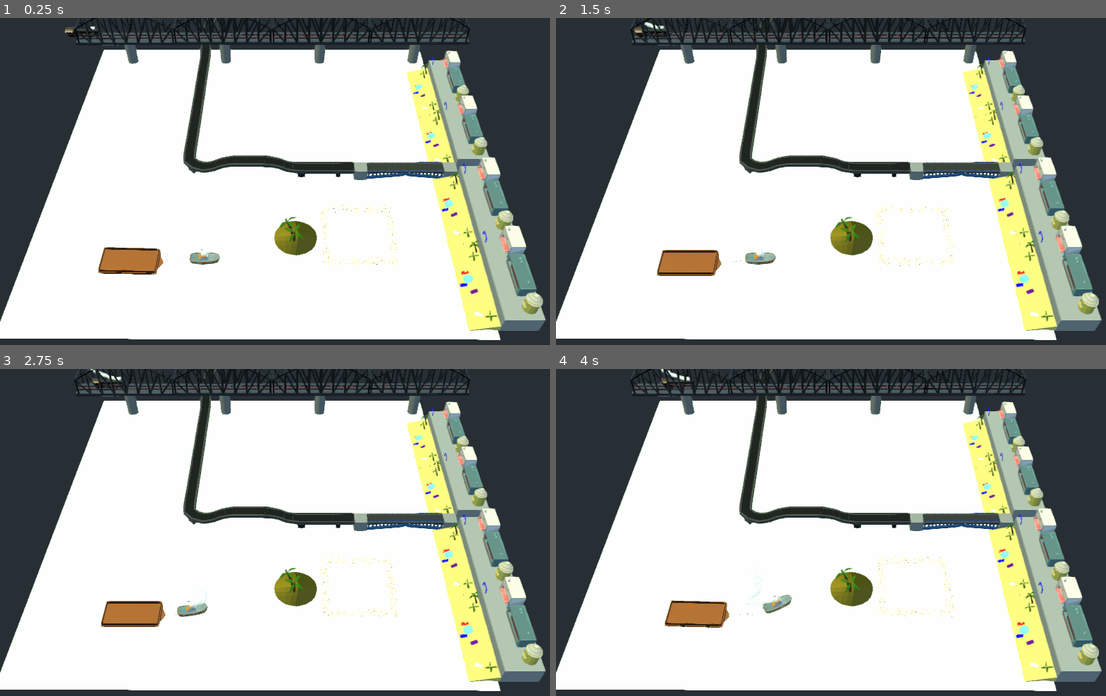
Above: before the commit, frames 1-4 (two rows, left to right).
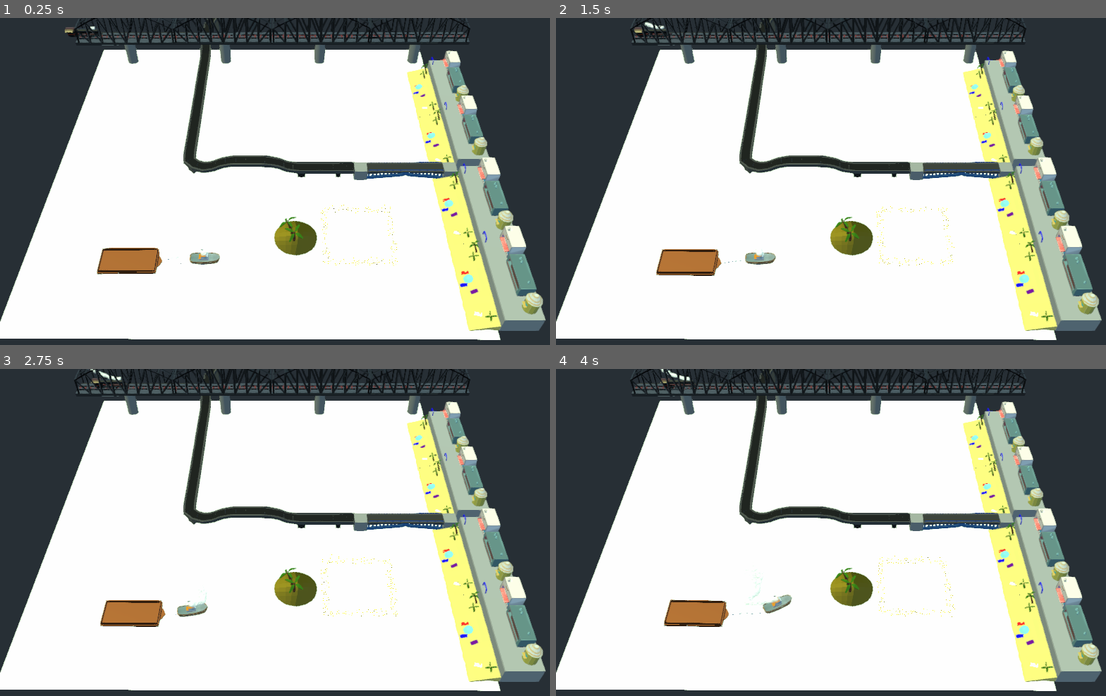
Above: after the commit, the same moments.

Repository: raczynskid/Tugboat
Game: Godot game, scene res://World.tscn
Same seed, same stepped clock (60 frames per second), same inputs: the game is played once before the commit and once after it.
Inputs:
- Up to frame 1 (0.25 s): no input
- Up to frame 2 (1.5 s): hold Right (ui_right) 0.53-1.28 s; hold Down (ui_down) from 1.28 s (still down)
- Up to frame 3 (2.75 s): release Down (ui_down) at 2.03 s; hold Right (ui_right) from 2.03 s (still down)
- Up to frame 4 (4 s): release Right (ui_right) at 2.78 s; hold Up (ui_up) 2.78-3.53 s; hold Left (ui_left) from 3.53 s (still down)

The runs differ from the first frame. In frame 1, 0.2% of the frame differs, in the area x 17-34%, y 70-79%; in frame 2, 0.2%; in frame 3, 0.2%; in frame 4, 0.3%, in the area x 19-38%, y 70-80%.

Commit message:
adjustments to barge collisions

Diff:
--- a/player_objects/barge/Barge.tscn
+++ b/player_objects/barge/Barge.tscn
@@ -17,9 +17,9 @@
 [node name="barge_empty" parent="." instance=ExtResource( 1 )]
 
 [node name="CollisionShape" type="CollisionShape" parent="."]
-transform = Transform( 1, 0, 0, 0, 1, 0, 0, 0, 1, -1.98323, 0, 0 )
+transform = Transform( 1, 0, 0, 0, 1, 0, 0, 0, 1, -1.98323, -0.287438, 0 )
 shape = SubResource( 2 )
 
 [node name="CollisionShape2" type="CollisionShape" parent="."]
-transform = Transform( 1, 0, 0, 0, 1, 0, 0, 0, 1, 1.76849, 0, 0 )
+transform = Transform( 1, 0, 0, 0, 1, 0, 0, 0, 1, 1.76849, -0.287438, 0 )
 shape = SubResource( 2 )
